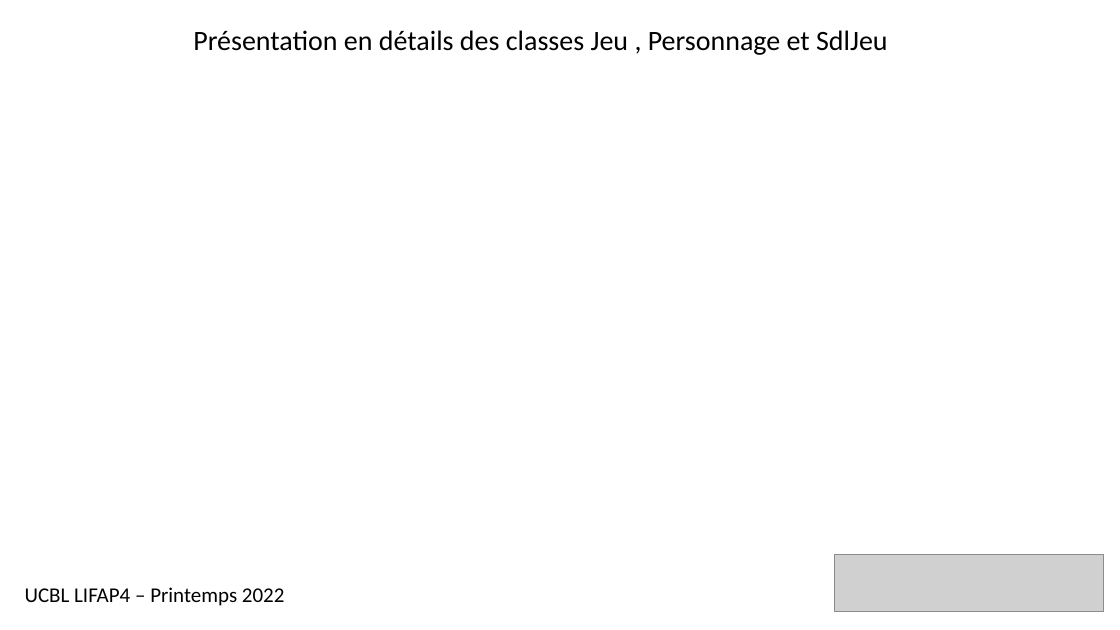
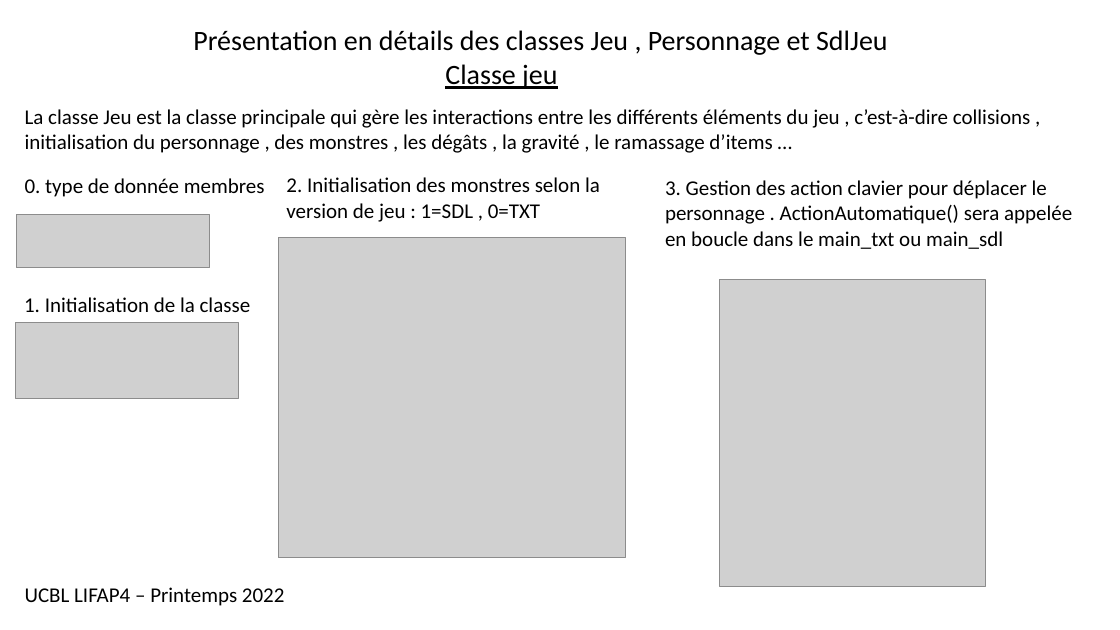
Before and after one commit to Smirboulack/Projet_L2, a slide deck: slide 3 of doc/Présentation-projet-ultimatelifkas.pptx. Drawn at 1120x630 pixels with LibreOffice and Linux fonts; fonts in the diff are those of the drawing; grey boxes stand for pictures. Boxes give left, top, right and bottom in pixels: in the first picture for what was removed or moved away, otherwise in the second. Text is boxed around its words. In the diff, an @@ line names an element or a change of style, - is before the commit and + after.

```diff
--- a/doc/Présentation-projet-ultimatelifkas.pptx
+++ b/doc/Présentation-projet-ultimatelifkas.pptx
@@ text at [445, 64, 557, 89]: paragraph added @@
+Classe jeu
@@ text added at [25, 109, 1031, 153], 18 pt, text #000000 @@
+La classe Jeu est la classe principale qui gère les interactions entre les différents éléments du jeu , c’est-à-dire collisions , initialisation du personnage , des monstres , les dégâts , la gravité , le ramassage d’items …
@@ text added at [25, 178, 265, 197], 18 pt, text #000000 @@
+0. type de donnée membres
@@ text added at [286, 177, 600, 222], 18 pt, text #000000 @@
+2. Initialisation des monstres selon la version de jeu : 1=SDL , 0=TXT
@@ text added at [665, 180, 1072, 249], 18 pt, text #000000 @@
+3. Gestion des action clavier pour déplacer le personnage . ActionAutomatique() sera appelée en boucle dans le main_txt ou main_sdl
@@ picture added at [16, 214, 209, 268] @@
@@ picture added at [278, 238, 626, 558] @@
@@ text added at [24, 297, 251, 312], 18 pt, text #000000 @@
+1. Initialisation de la classe
@@ picture added at [719, 279, 986, 586] @@
@@ picture added at [16, 323, 239, 399] @@
@@ picture removed at [834, 555, 1104, 612] @@
```
Also in this commit, not shown: 3 other slides changed, 2 other files.
